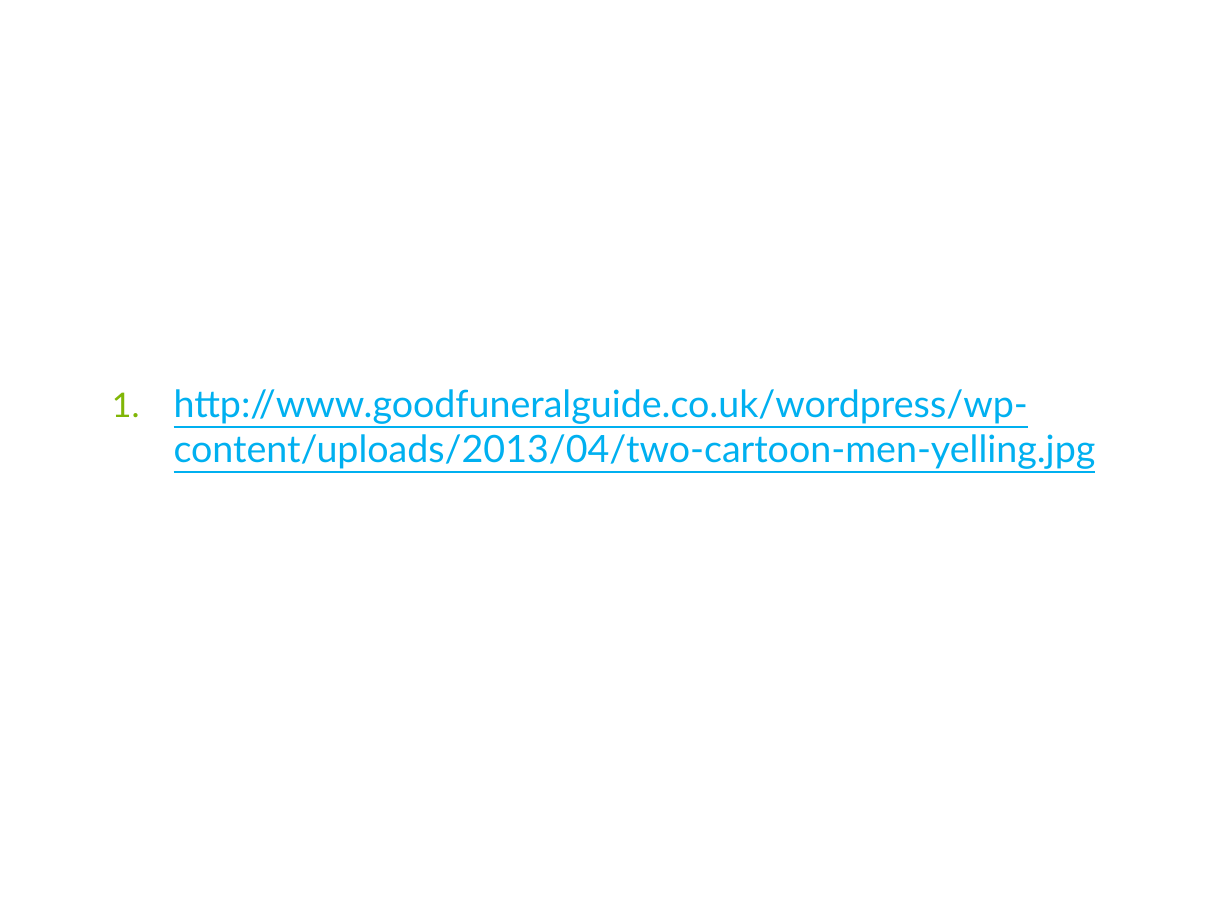
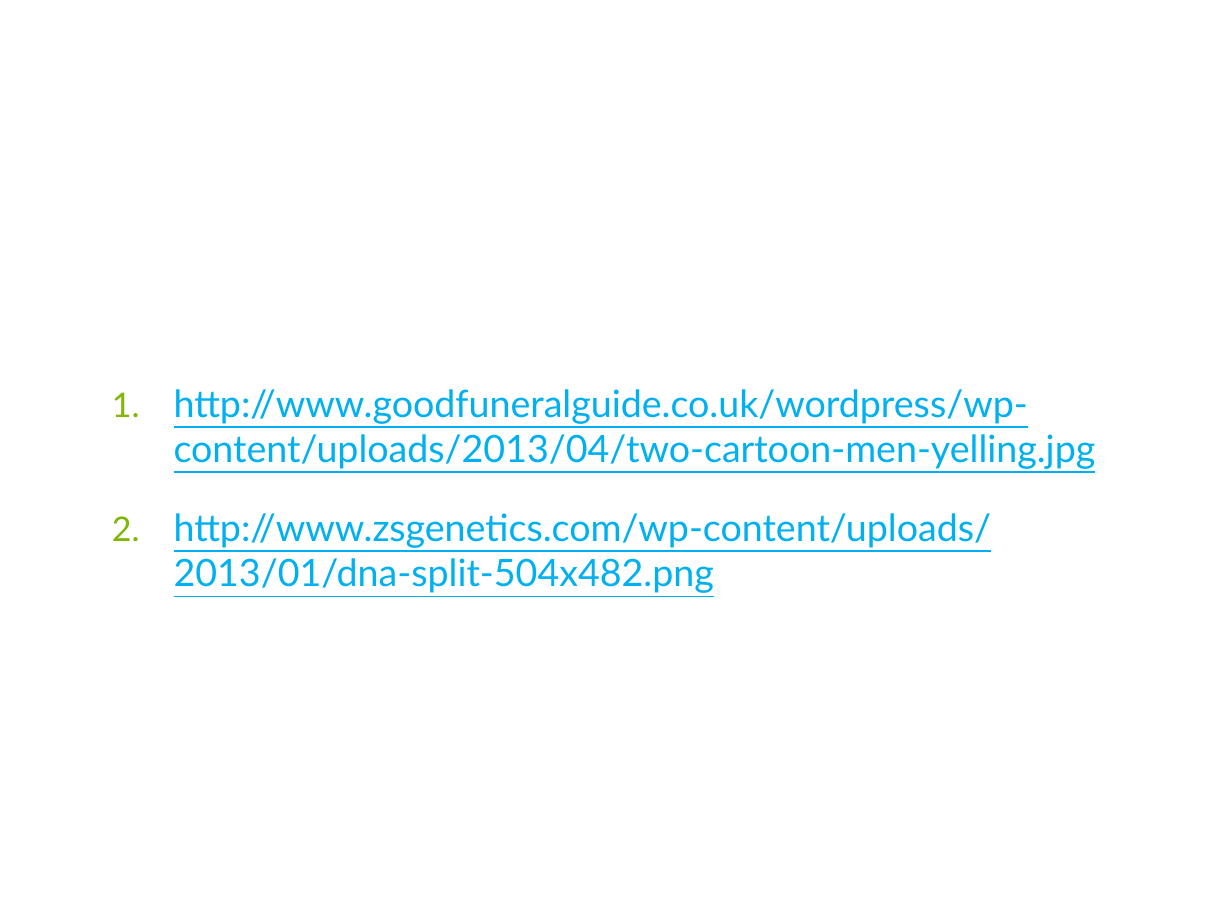
Before and after one commit to xwsxethan/MusicScoring, a slide deck: slide 24 of Documents/Thesis/ThesisDissertation.pptx (slide 11 before the commit). Drawn at 1232x924 pixels with LibreOffice and Linux fonts; fonts in the diff are those of the drawing; background and template pictures are left out. Boxes give left, top, right and bottom in pixels: in the first picture for what was removed or moved away, otherwise in the second. Text is boxed around its words. In the diff, an @@ line names an element or a change of style, - is before the commit and + after.

```diff
--- a/Documents/Thesis/ThesisDissertation.pptx
+++ b/Documents/Thesis/ThesisDissertation.pptx
@@ text at (174,513,992,593): paragraph added @@
+2. http://www.zsgenetics.com/wp-content/uploads/2013/01/dna-split-504x482.png
```
Also in this commit, not shown: 3 other slides changed, 13 slides added, 6 other files.
